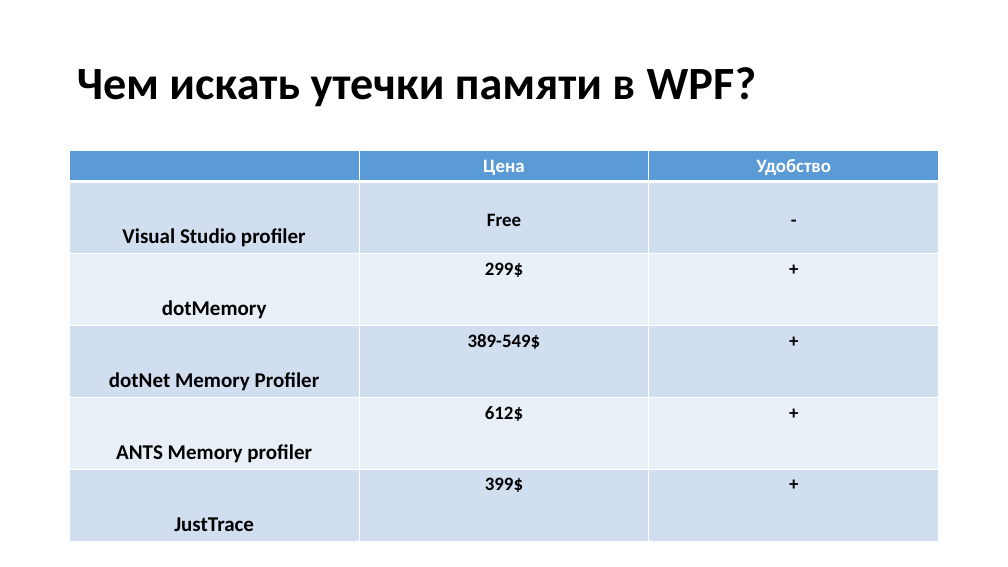
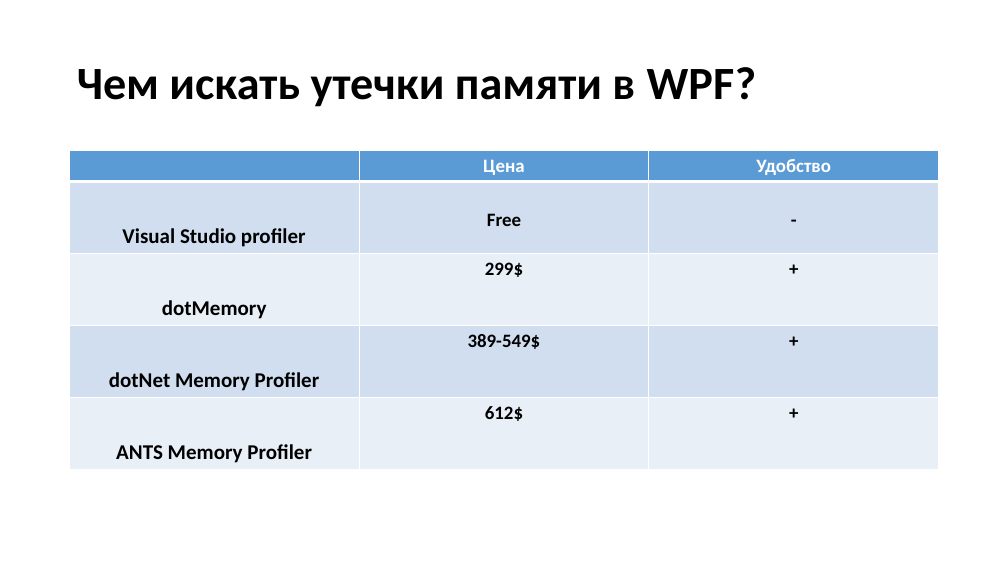
Before and after one commit to Talrandel/MemoryLeak, a slide deck: slide 22 of Утечки памяти.pptx (slide 20 before the commit). Drawn at 1008x567 pixels with LibreOffice and Linux fonts; fonts in the diff are those of the drawing. Boxes give left, top, right and bottom in pixels: in the first picture for what was removed or moved away, otherwise in the second. Text is boxed around its words. In the diff, an @@ line names an element or a change of style, - is before the commit and + after.

```diff
--- a/Утечки памяти.pptx
+++ b/Утечки памяти.pptx
@@ table at bbox=[70, 151, 938, 467] @@
-row 5: ANTS Memory profiler | 612$ | +
-row 6: JustTrace | 399$ | +
+row 5: ANTS Memory Profiler | 612$ | +
```
Also in this commit, not shown: 12 other slides changed, 2 slides added, 16 other files.
